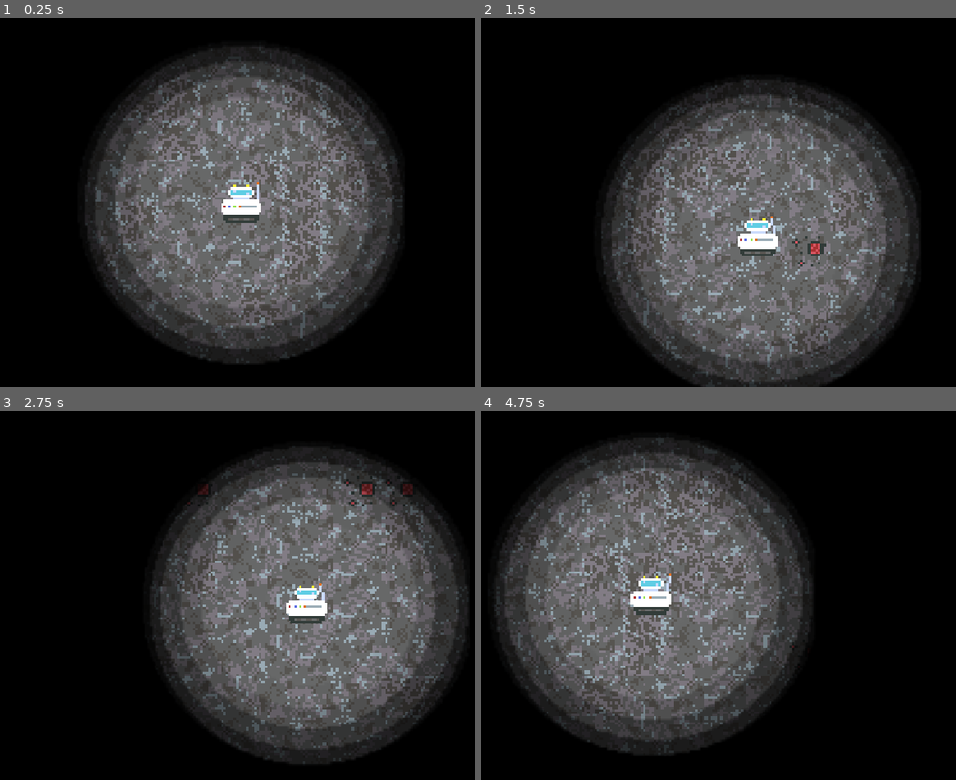
Above: before the commit, frames 1-4 (two rows, left to right).
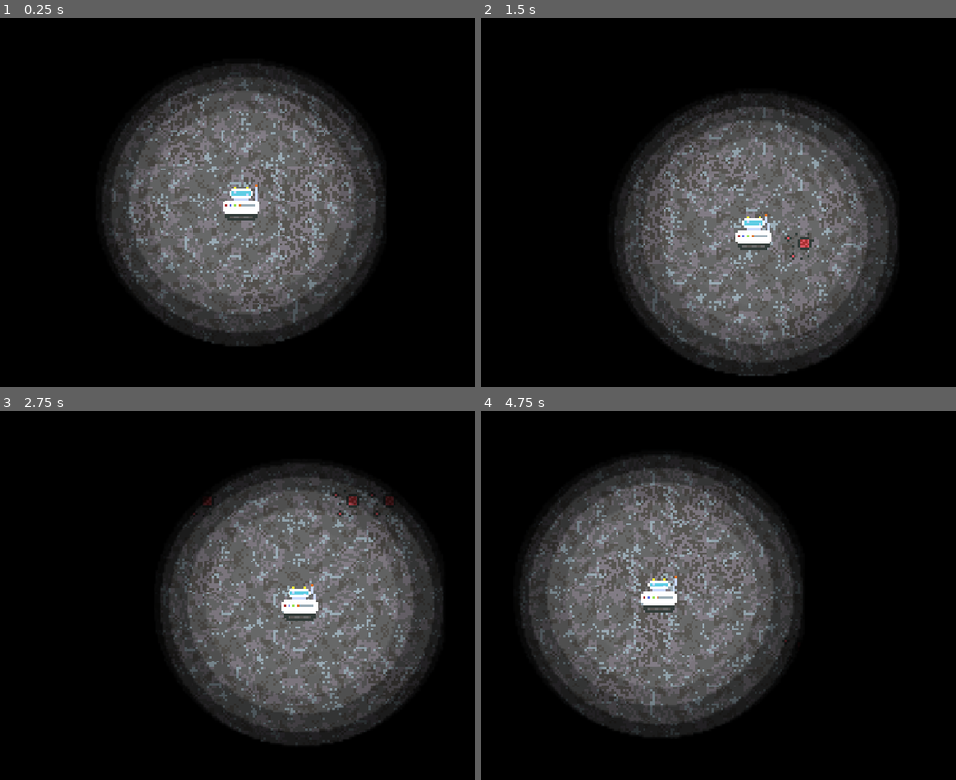
Above: after the commit, the same moments.

Repository: DanielDe8/Moonrunner
Game: Godot game, scene res://Scenes/Main.tscn
The game is run twice, just before and just after one commit, with the same random seed, the same clock (stepped at 60 frames per second) and the same inputs.
Inputs:
- Up to frame 1 (0.25 s): no input
- Up to frame 2 (1.5 s): tap Enter at 0.5 s; hold Right (right) 0.53-1.28 s; hold Down (down) from 1.28 s (still down)
- Up to frame 3 (2.75 s): release Down (down) at 2.03 s; hold Right (right) from 2.03 s (still down)
- Up to frame 4 (4.75 s): release Right (right) at 2.78 s; hold Up (up) 2.78-3.53 s; hold Left (left) from 3.53 s (still down)

The runs differ from the first frame. In frame 1, 25% of the frame differs, in the area x 17-85%, y 7-94%; in frame 2, 25%; in frame 3, 24%; in frame 4, 25%.

Commit message:
unzoom camera a little

Diff:
--- a/Objects/player.tscn
+++ b/Objects/player.tscn
@@ -111,7 +111,7 @@
 script = ExtResource("1_0ar0x")
 
 [node name="Camera2D" type="Camera2D" parent="." unique_id=569772186]
-zoom = Vector2(4.5, 4.5)
+zoom = Vector2(4, 4)
 position_smoothing_enabled = true
 position_smoothing_speed = 3.0
 
